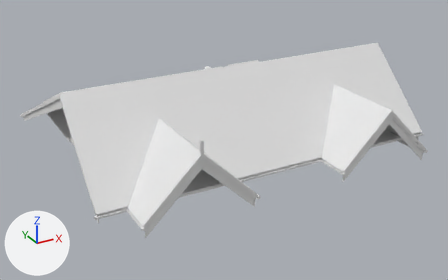
The glTF model na-project-portal/26-Projects/EB03__TheFirs/30__TrueVision__AppContent/DesignPhase01__ConceptDesign__Scheme-01/EB03__Storey__SecondFloor__ExistingRoofs__MeshModel__.glb, before and after one commit.
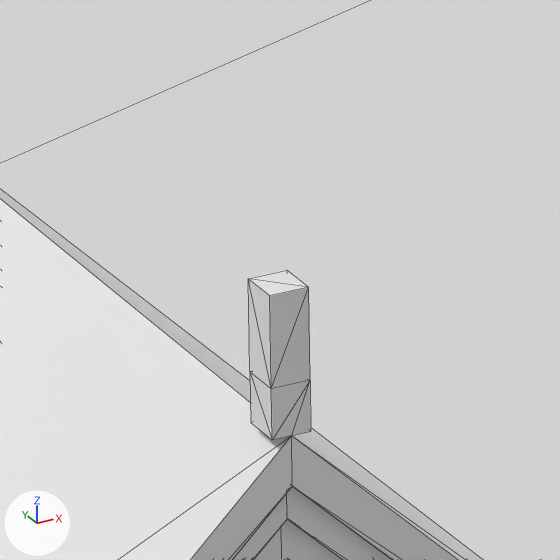
The first picture shows the older version from a 50 mm lens placed at (5.46, -5.29, 13.84), pointed at (15.81, 13.53, 4.43). The close-ups show the older and then the newer version on the part from 40% to 50% of the width and 42% to 59% of the height of that picture. Only the edits that show in the close-ups are written down. Lighting does not change. The marker at lower left points along +X, +Y and +Z. The close-ups show mesh edges as thin lines. Vertices at exactly the same position are counted once.

The first close-up shows '13__ExistingBuilding__Roofs::Default'.
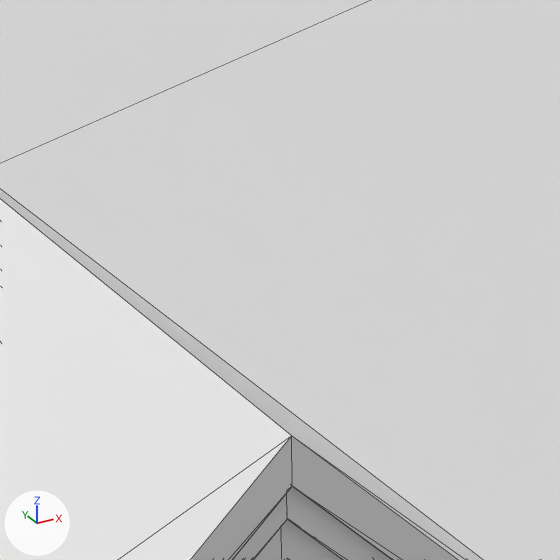
What changed in the scene script:
```text
Change me_mesh_0_13__existingbuilding__roofs__default:
    used by ob_13__existingbuilding__roofs__default; location = (0.0, 0.0, 0.0)
    remove me_mesh_0_13__existingbuilding__roofs__default.from_pydata(...)  # 758 vertices, 1464 faces; spans x 9.55..23.63, y 8.44..19.39, z 4.43..7.65
    add me_mesh_0_13__existingbuilding__roofs__default.from_pydata(...)  # 747 vertices, 1433 faces; spans x 9.55..23.63, y 8.44..19.39, z 4.47..7.65
    me_mesh_0_13__existingbuilding__roofs__default part 1
    12 vertices are removed from x 12.31..12.4, y 8.47..8.58, z 6.7..7.07
    24 faces are deleted
    other edits to the shape of me_mesh_0_13__existingbuilding__roofs__default do not show in these pictures
```

Boxes (x1, y1, x2, y2) around the edits, measured in the close-ups (560 x 560 px):
part 1 of me_mesh_0_13__existingbuilding__roofs__default, deleted: before (248, 271, 311, 440)
